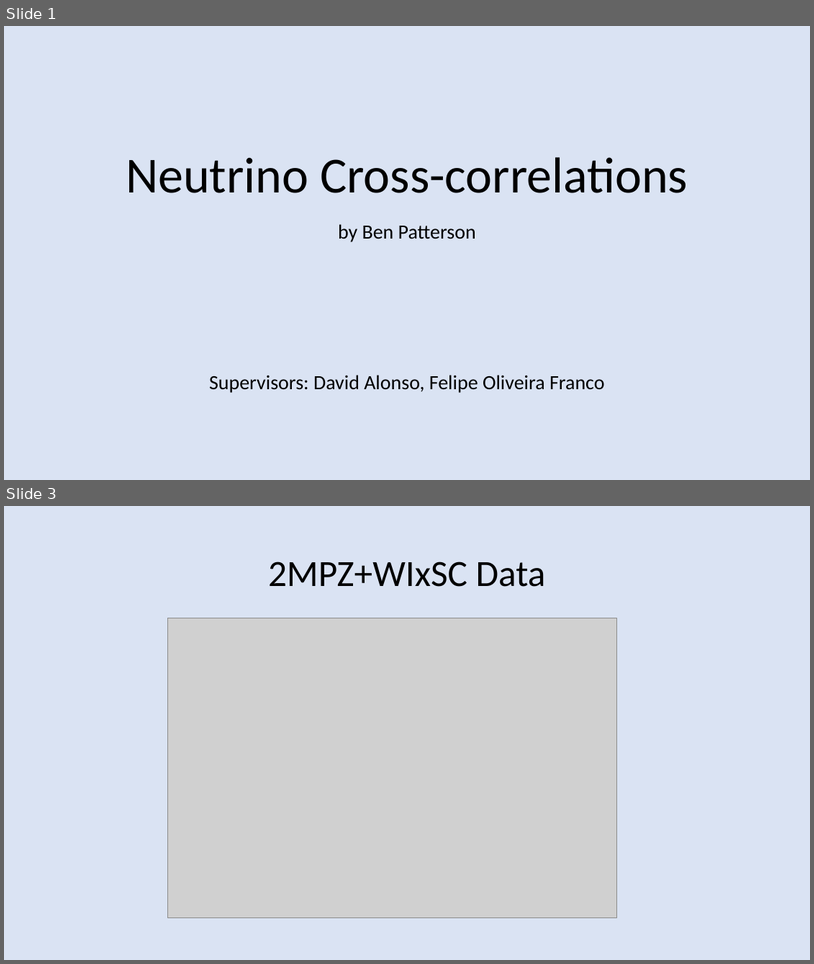
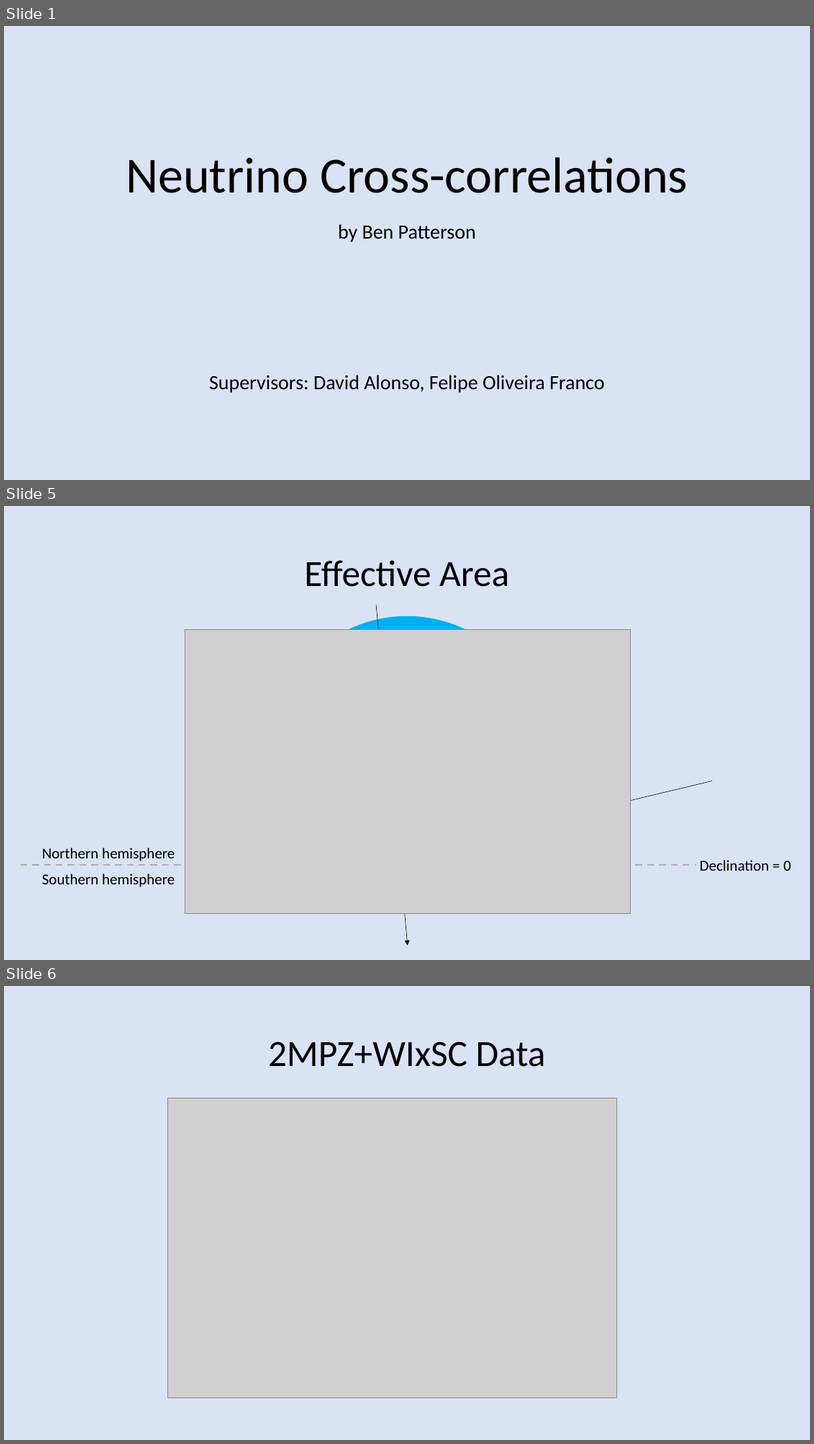
Before and after one commit to BenGPatterson/NeutrinoCrossCorrelations, a slide deck: Nuxcorr_slides.pptx. Shown one above the other, each under a label of ours: slides 1 and 3 before the commit, slides 1, 5 and 6 after it; the slides between them are not shown. The pictures are 814x964 and 814x1444 pixels, drawn with LibreOffice and Linux fonts; fonts in the diff are those of the drawing; grey boxes stand for pictures. Boxes give left, top, right and bottom in pixels: in the first picture for what was removed or moved away, otherwise in the second. Text is boxed around its words. In the diff, an @@ line names an element or a change of style, - is before the commit and + after.

```diff
--- a/Nuxcorr_slides.pptx
+++ b/Nuxcorr_slides.pptx
@@ slide 5 added at bbox=[4, 506, 810, 960], background #DAE3F3 @@
@@ title added at bbox=[304, 560, 509, 587], 44 pt, text #000000 @@
+Effective Area
@@ arrow added from (377, 605) to (408, 945), #000000 0.5 pt @@
@@ picture added at bbox=[185, 629, 631, 913] @@
@@ ellipse added at bbox=[272, 616, 543, 886], fill #00B0F0 @@
@@ arrow added from (712, 780) to (308, 878), #000000 0.5 pt @@
@@ text added at bbox=[42, 847, 175, 861], 18 pt, text #000000 @@
+Northern hemisphere
@@ line added from (21, 865) to (697, 865), #AFABAB 2 pt dashed @@
@@ text added at bbox=[700, 860, 792, 870], 18 pt, text #000000 @@
+Declination = 0
@@ text added at bbox=[42, 873, 175, 887], 18 pt, text #000000 @@
+Southern hemisphere
@@ what was slide 3 is now slide 6 @@
```
Also in this commit, not shown: 5 slides changed, 2 other slides added.
